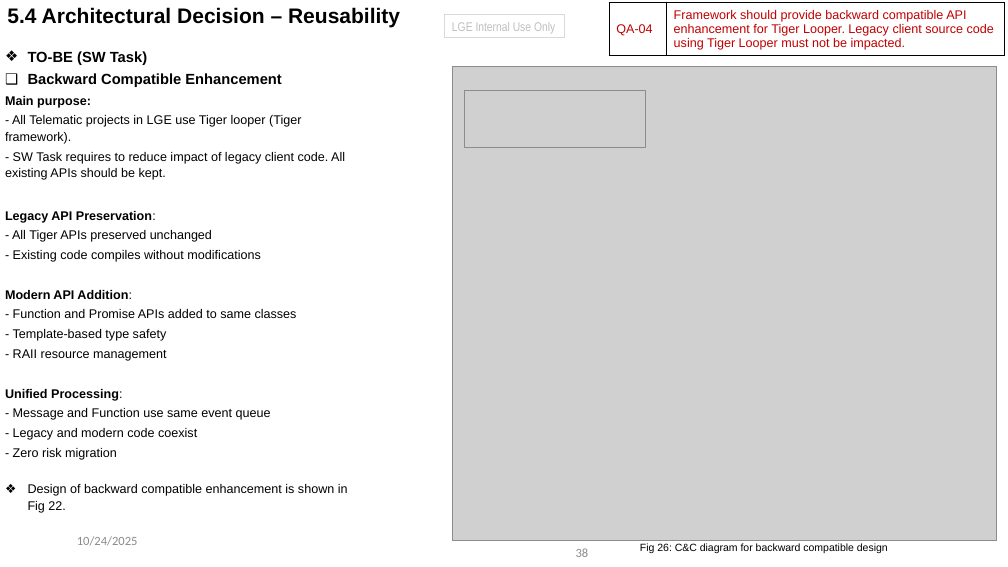
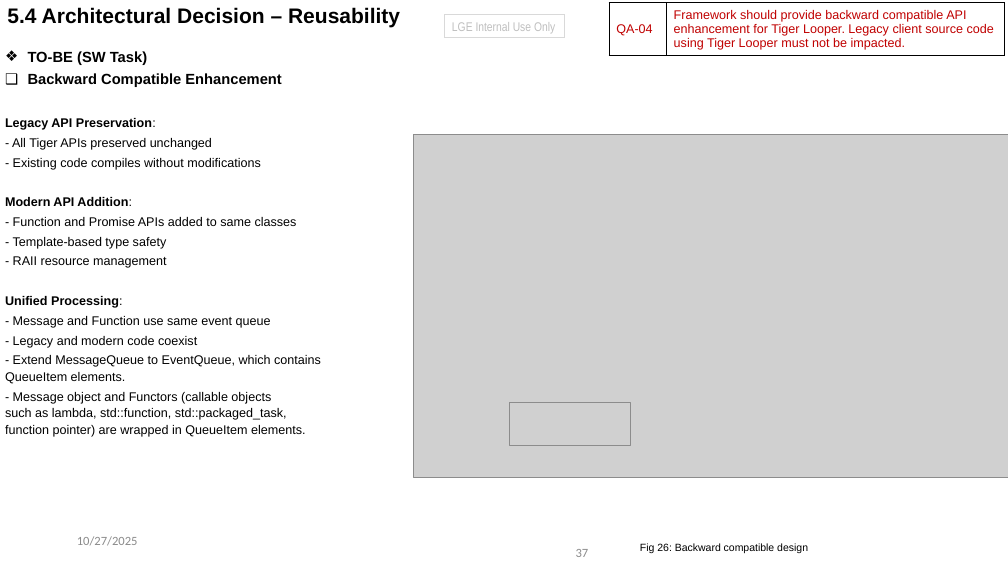
Before and after one commit to taikt/sw_task, a slide deck: slide 37 of doc/2025_SW_Task_Event_Loop_tai2.tran_v1.5.pptx (slide 38 before the commit). Drawn at 1008x567 pixels with LibreOffice and Linux fonts; fonts in the diff are those of the drawing; grey boxes stand for pictures. Boxes give left, top, right and bottom in pixels: in the first picture for what was removed or moved away, otherwise in the second. Text is boxed around its words. In the diff, an @@ line names an element or a change of style, - is before the commit and + after.

```diff
--- a/doc/2025_SW_Task_Event_Loop_tai2.tran_v1.5.pptx
+++ b/doc/2025_SW_Task_Event_Loop_tai2.tran_v1.5.pptx
@@ text at (x1=5, y1=96, x2=345, y2=180): paragraphs removed @@
-Main purpose:
-- All Telematic projects in LGE use Tiger looper (Tiger framework).
-- SW Task requires to reduce impact of legacy client code. All existing APIs should be kept.
@@ picture removed at (x1=465, y1=91, x2=646, y2=147) @@
@@ picture resized from (x1=453, y1=67, x2=997, y2=541) to (x1=414, y1=134, x2=1008, y2=478) @@
@@ text at (x1=5, y1=355, x2=321, y2=437): text changed @@
-- Zero risk migration
-❖ Design of backward compatible enhancement is shown in Fig 22.
+- Extend MessageQueue to EventQueue, which contains
+QueueItem elements.
+- Message object and Functors (callable objects
+such as lambda, std::function, std::packaged_task,
+function pointer) are wrapped in QueueItem elements.
@@ picture added at (x1=510, y1=402, x2=630, y2=445) @@
@@ text at (x1=77, y1=536, x2=138, y2=546): text changed @@
-10/24/2025
+10/27/2025
@@ page number at (x1=576, y1=549, x2=589, y2=557): text changed @@
-38
+37
@@ text at (x1=640, y1=543, x2=808, y2=553): text changed @@
-Fig 26: C&C diagram for backward compatible design
+Fig 26: Backward compatible design
```
Also in this commit, not shown: 40 other slides changed, 1 slide removed.
